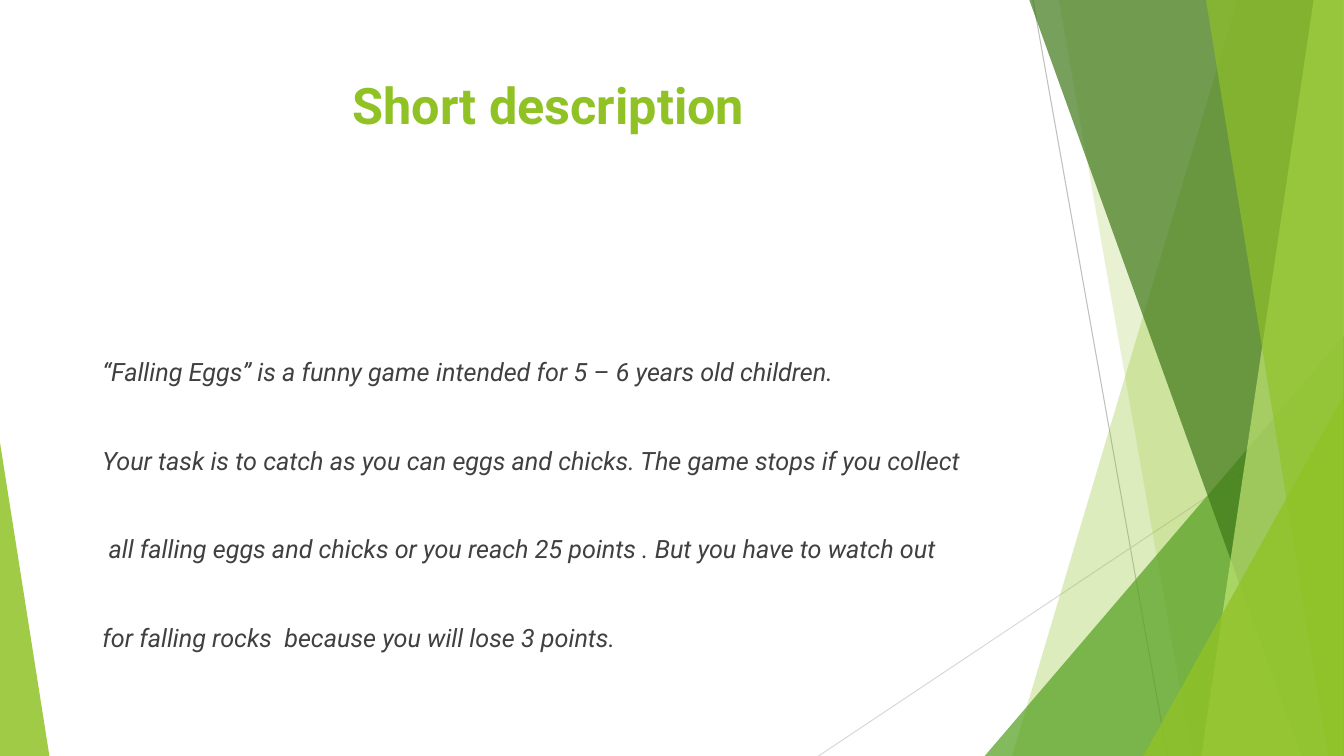
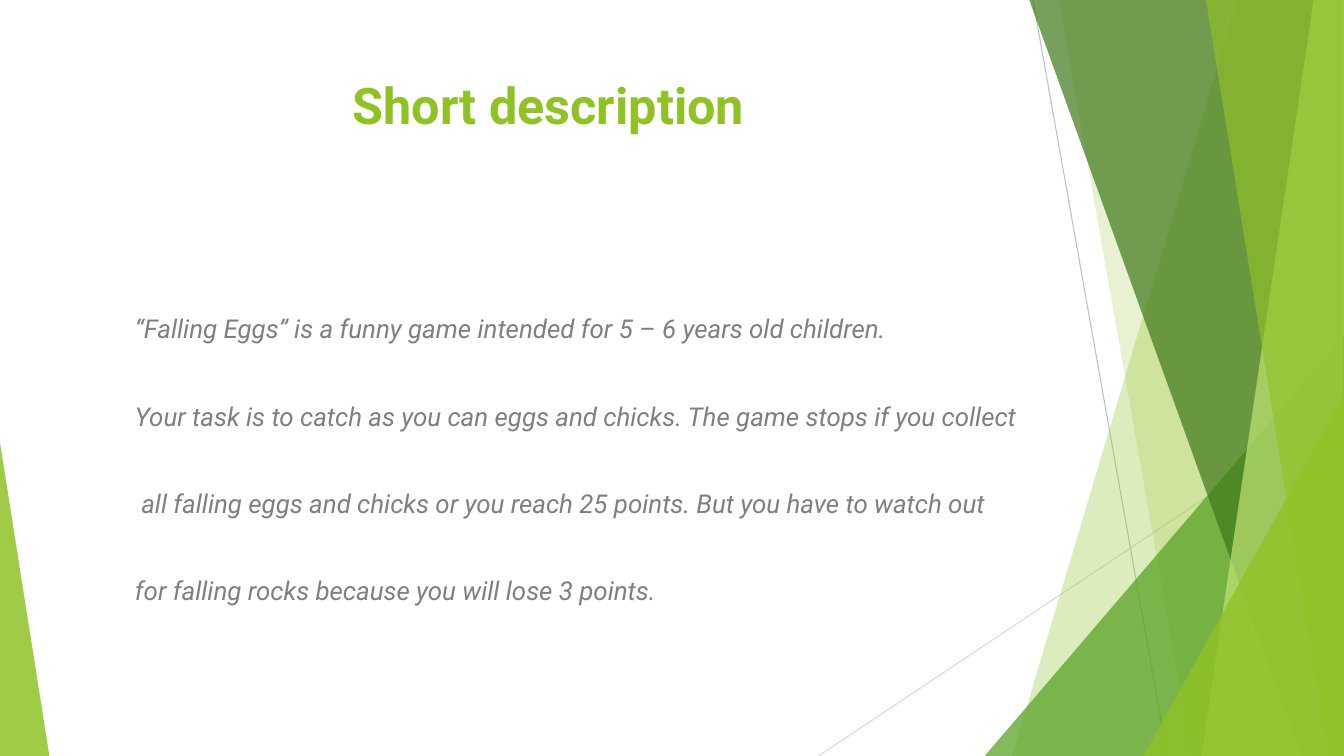
Before and after one commit to TeamNewOrleans/Project_Java_Game, a slide deck: slide 2 of Presentation/FallingEggs.pptx. Drawn at 1344x756 pixels with LibreOffice and Linux fonts; fonts in the diff are those of the drawing. Boxes give left, top, right and bottom in pixels: in the first picture for what was removed or moved away, otherwise in the second. Text is boxed around its words. In the diff, an @@ line names an element or a change of style, - is before the commit and + after.

```diff
--- a/Presentation/FallingEggs.pptx
+++ b/Presentation/FallingEggs.pptx
@@ text "“Falling Eggs” is a funny ...": place and size @@
-text "“Falling Eggs” is a funny ..." at [102, 362, 959, 653]
+text "“Falling Eggs” is a funny ..." at [135, 318, 1016, 606]
@@ text at [135, 318, 1016, 606]: size 18 to 18.5 pt, text colour #404040 to #7F7F7F in "“Falling Eggs” is a funny game intended ...", "Your task is to catch as you ...", "for falling rocks because you will lose ..." @@
@@ text at [141, 493, 984, 519]: text changed; size 18 to 18.5 pt; text colour #404040 to #7F7F7F @@
-all falling eggs and chicks or you reach 25 points . But you have to watch out
+all falling eggs and chicks or you reach 25 points. But you have to watch out
```
Also in this commit, not shown: 3 other slides changed, 36 other files.
